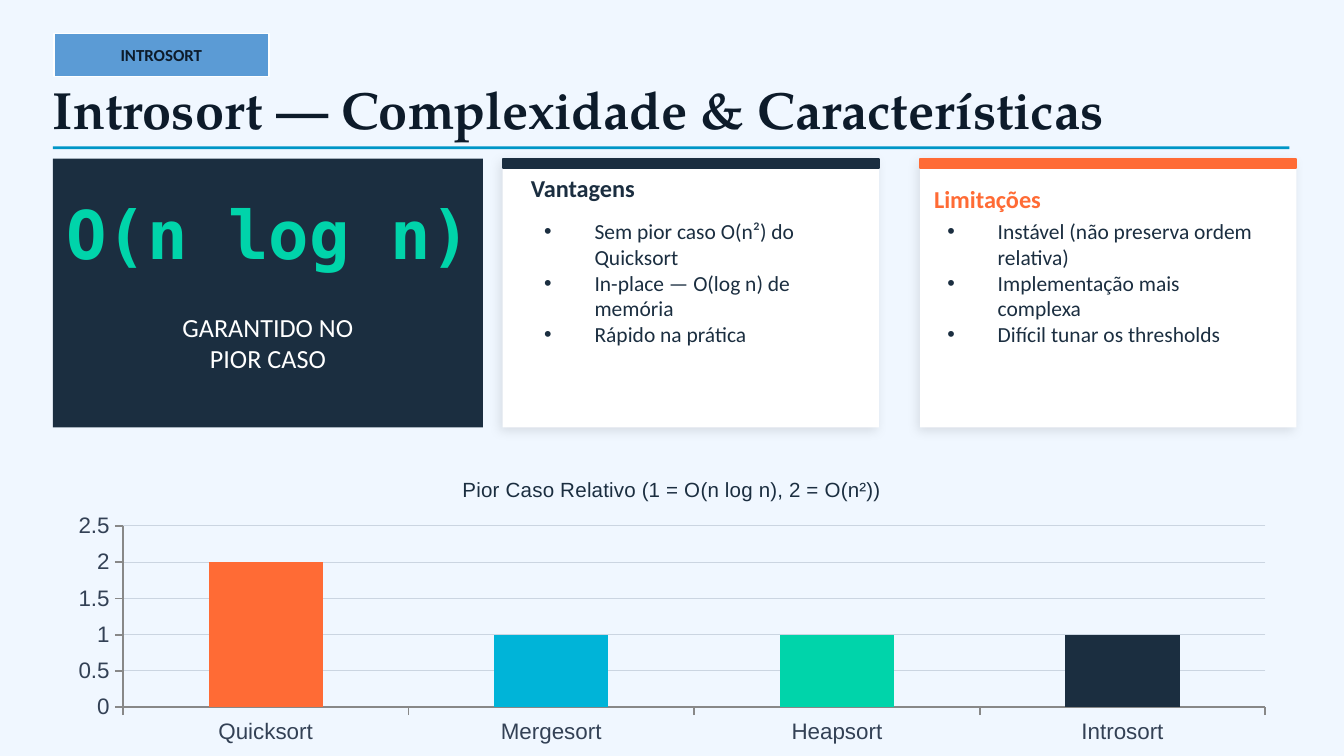
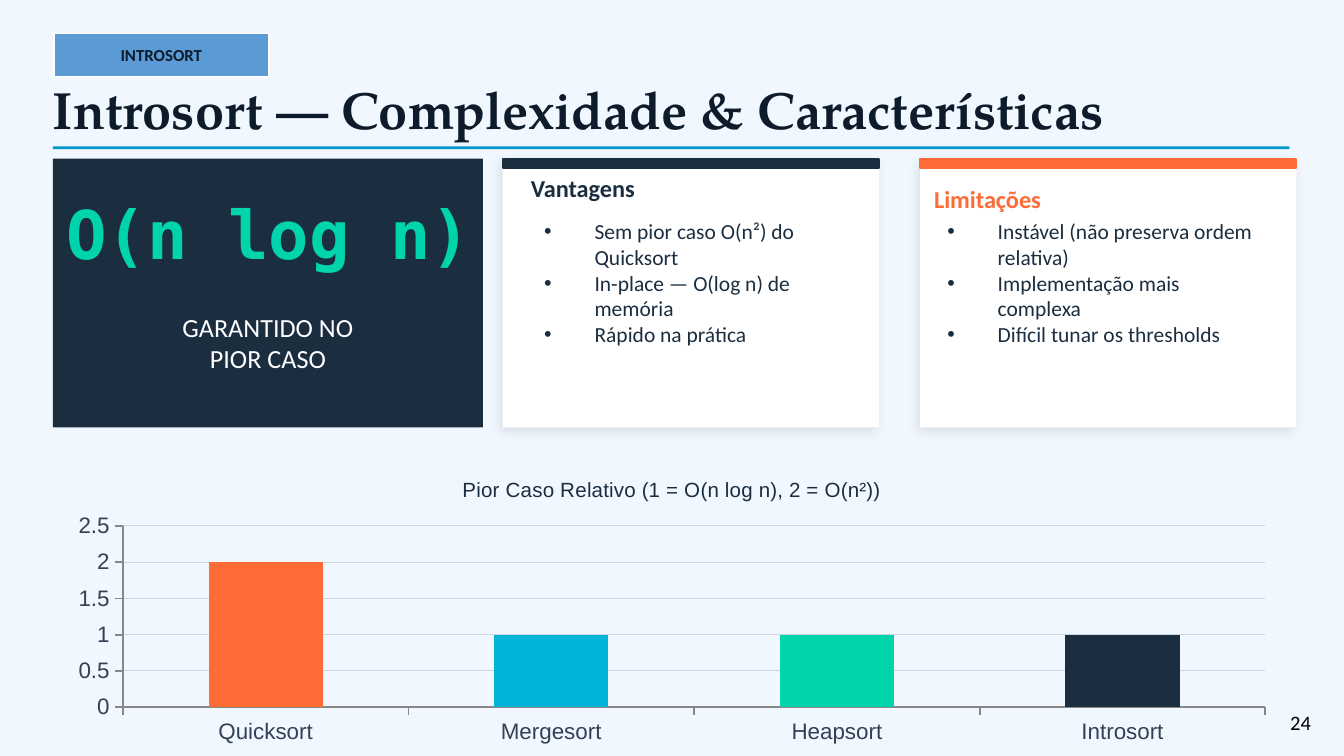
Before and after one commit to Joao-santos-oliveira/Algoritmos-de-Ordenacao, a slide deck: slide 24 of didatico/algoritmos_ordenacao.pptx (slide 20 before the commit). Drawn at 1344x756 pixels with LibreOffice and Linux fonts; fonts in the diff are those of the drawing. Boxes give left, top, right and bottom in pixels: in the first picture for what was removed or moved away, otherwise in the second. Text is boxed around its words. In the diff, an @@ line names an element or a change of style, - is before the commit and + after.

```diff
--- a/didatico/algoritmos_ordenacao.pptx
+++ b/didatico/algoritmos_ordenacao.pptx
@@ text added at (1290, 716, 1311, 730), 11 pt, text #000000 @@
+24
```
Also in this commit, not shown: 20 other slides changed, 15 slides added, 8 slides removed.
